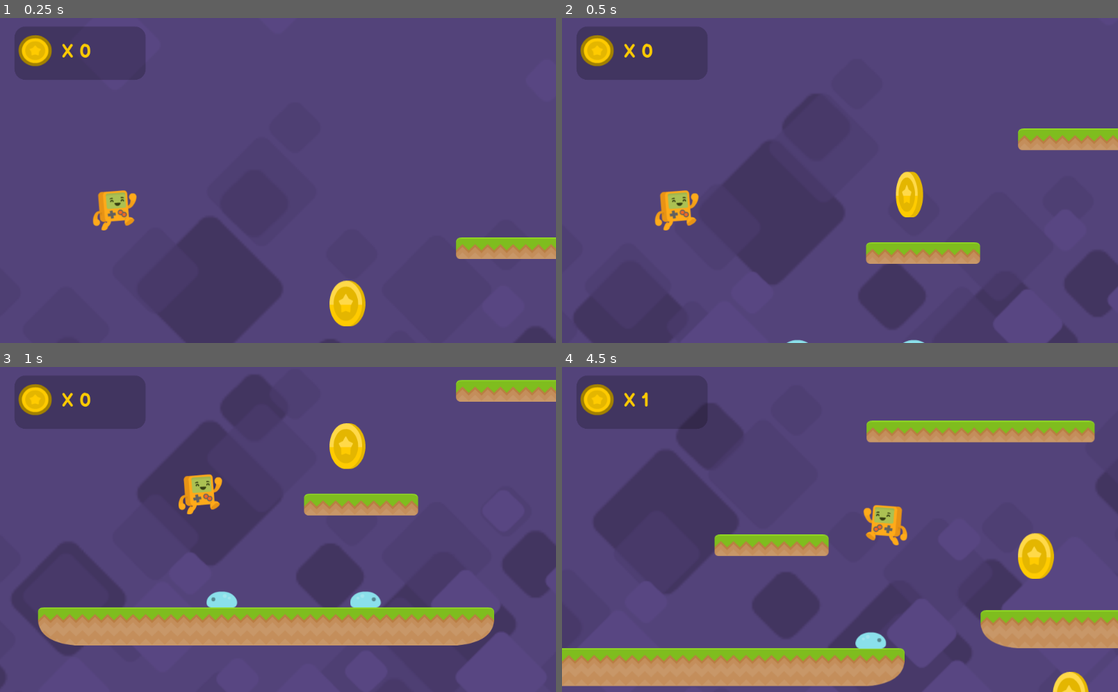
Above: before the commit, frames 1-4 (two rows, left to right).
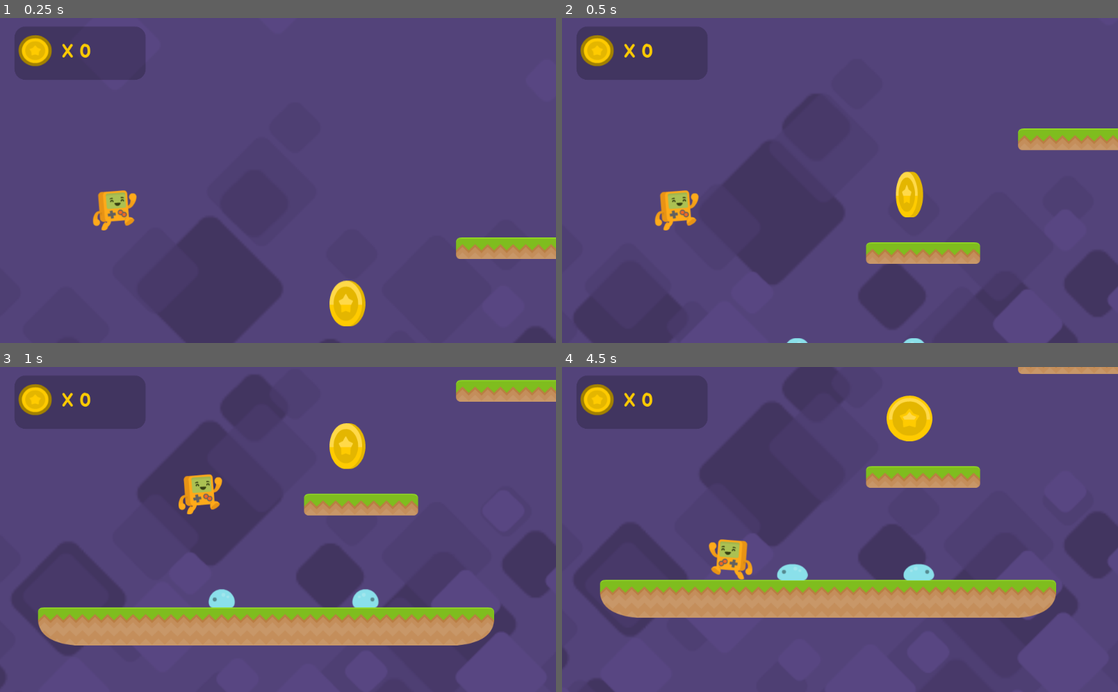
Above: after the commit, the same moments.

Repository: phukon/2D_platformer
Game: Godot game, scene res://Levels/Level1.tscn
The game is run twice, just before and just after one commit, with the same random seed, the same clock (stepped at 60 frames per second) and the same inputs. The project has no main scene, so this scene is started directly.
Inputs:
- Up to frame 1 (0.25 s): no input
- Up to frame 2 (0.5 s): no input
- Up to frame 3 (1 s): hold D (right) from 0.53 s (still down); tap Up (jump) at 0.77 s
- Up to frame 4 (4.5 s): tap Up (jump) at 1.52, 3.02, 3.77 s; release D (right) at 2.03 s; hold A (left) 2.03-2.78 s; hold D (right) 2.78-4.28 s; hold A (left) from 4.28 s (still down)

Frame 1 is identical in both runs. In frame 2, less than 0.1% of the frame differs, in the area x 40-66%, y 98-100%; in frame 3, 0.1%; in frame 4, 38%, in the area x 0-100%, y 0-100%.

Commit message:
Enemy collisions

Diff:
--- a/Actors/Enemy.tscn
+++ b/Actors/Enemy.tscn
@@ -19,25 +19,51 @@
 } ]
 
 [sub_resource type="RectangleShape2D" id=2]
-extents = Vector2( 19.8569, 15.3825 )
+extents = Vector2( 19.8569, 14.7901 )
+
+[sub_resource type="RectangleShape2D" id=3]
+extents = Vector2( 16.1952, 3.52778 )
+
+[sub_resource type="RectangleShape2D" id=4]
+extents = Vector2( 26.6626, 13.7613 )
 
 [node name="enemy" type="KinematicBody2D"]
 collision_layer = 16
 collision_mask = 35
 script = ExtResource( 4 )
-__meta__ = {
-"_edit_group_": true
-}
 
 [node name="AnimatedSprite" type="AnimatedSprite" parent="."]
 frames = SubResource( 1 )
 animation = "crawl"
+frame = 1
 playing = true
 
 [node name="CollisionShape2D" type="CollisionShape2D" parent="."]
-position = Vector2( 0, 1.38483 )
+position = Vector2( 0, 1.72731 )
 shape = SubResource( 2 )
 
 [node name="floor_checker" type="RayCast2D" parent="."]
 enabled = true
 collision_mask = 2
+
+[node name="top_checker" type="Area2D" parent="."]
+collision_layer = 16
+collision_mask = 33
+
+[node name="CollisionShape2D" type="CollisionShape2D" parent="top_checker"]
+position = Vector2( -0.110184, -16.7943 )
+shape = SubResource( 3 )
+
+[node name="side_checker" type="Area2D" parent="."]
+collision_layer = 0
+collision_mask = 33
+
+[node name="CollisionShape2D" type="CollisionShape2D" parent="side_checker"]
+position = Vector2( 0.110184, 2.42403 )
+shape = SubResource( 4 )
+
+[node name="Timer" type="Timer" parent="."]
+wait_time = 0.5
+[connection signal="body_entered" from="top_checker" to="." method="_on_top_checker_body_entered"]
+[connection signal="body_entered" from="side_checker" to="." method="_on_side_checker_body_entered"]
+[connection signal="timeout" from="Timer" to="." method="_on_Timer_timeout"]
--- a/Enemy.gd
+++ b/Enemy.gd
@@ -1,5 +1,6 @@
 extends KinematicBody2D
 
+var speed = 50
 var velocity = Vector2()
 export var direction =  -1
 export var detects_cliffs = true
@@ -18,5 +19,23 @@
 		$floor_checker.position.x = $CollisionShape2D.shape.get_extents().x * direction
 
 	velocity.y += 20
-	velocity.x = 50 * direction
+	velocity.x = speed * direction
 	velocity = move_and_slide(velocity, Vector2.UP) #or else the gravity will keep adding
+
+
+func _on_top_checker_body_entered(body: Node) -> void:
+	$AnimatedSprite.play("squashed")
+	speed = 0
+	set_collision_layer_bit(4, false)
+	set_collision_mask_bit(0, false)
+	$top_checker.set_collision_layer_bit(4, false) #cuz top_checker has got it's on collision layer and masks
+	$top_checker.set_collision_mask_bit(0, false)
+	$side_checker.set_collision_layer_bit(4, false)
+	$side_checker.set_collision_mask_bit(0, false)#or else the player will hit the side checker after the top checker is removed from the mask and layers
+	$Timer.start()
+
+func _on_side_checker_body_entered(body: Node) -> void:
+	get_tree().change_scene("res://Levels/Level1.tscn")
+
+func _on_Timer_timeout() -> void:
+	queue_free()
--- a/Levels/Level1.tscn
+++ b/Levels/Level1.tscn
@@ -115,6 +115,83 @@
 [node name="CollisionShape2D" type="CollisionShape2D" parent="fall_zone"]
 shape = SubResource( 2 )
 
+[node name="HUD" type="CanvasLayer" parent="."]
+script = ExtResource( 9 )
+
+[node name="Panel" type="Panel" parent="HUD"]
+margin_left = 26.8222
+margin_top = 16.0933
+margin_right = 267.822
+margin_bottom = 114.093
+custom_styles/panel = SubResource( 3 )
+__meta__ = {
+"_edit_use_anchors_": false
+}
+
+[node name="TextureRect" type="TextureRect" parent="HUD"]
+margin_left = 34.4287
+margin_top = 31.139
+margin_right = 96.4287
+margin_bottom = 89.139
+texture = ExtResource( 7 )
+expand = true
+__meta__ = {
+"_edit_use_anchors_": false
+}
+
+[node name="coins" type="Label" parent="HUD"]
+margin_left = 146.027
+margin_top = 40.7797
+margin_right = 281.027
+margin_bottom = 103.78
+custom_fonts/font = SubResource( 4 )
+custom_colors/font_color = Color( 1, 0.8, 0, 1 )
+text = "Coins"
+__meta__ = {
+"_edit_use_anchors_": false
+}
+
+[node name="x" type="Label" parent="HUD"]
+margin_left = 113.858
+margin_top = 40.9015
+margin_right = 153.858
+margin_bottom = 83.9015
+custom_fonts/font = SubResource( 5 )
+custom_colors/font_color = Color( 1, 0.8, 0, 1 )
+text = "X"
+__meta__ = {
+"_edit_use_anchors_": false
+}
+
+[node name="Coins" type="Node2D" parent="."]
+
+[node name="coin1" parent="Coins" instance=ExtResource( 6 )]
+position = Vector2( 1152, 320 )
+
+[node name="coin2" parent="Coins" instance=ExtResource( 6 )]
+position = Vector2( 1216, 576 )
+
+[node name="coin3" parent="Coins" instance=ExtResource( 6 )]
+position = Vector2( 2176, 192 )
+
+[node name="coin4" parent="Coins" instance=ExtResource( 6 )]
+position = Vector2( 640, 192 )
+
+[node name="coin5" parent="Coins" instance=ExtResource( 6 )]
+position = Vector2( 1664, 320 )
+
+[node name="coin6" parent="Coins" instance=ExtResource( 6 )]
+position = Vector2( 1408, 320 )
+
+[node name="Enemies" type="Node2D" parent="."]
+
+[node name="Enemy1" parent="Enemies" instance=ExtResource( 10 )]
+position = Vector2( 458.348, 384.149 )
+
+[node name="Enemy2" parent="Enemies" instance=ExtResource( 10 )]
+position = Vector2( 623.025, 457.18 )
+direction = 1
+
 [node name="Kon" parent="." instance=ExtResource( 2 )]
 position = Vector2( 211.415, -45.3562 )
 
@@ -127,83 +204,6 @@
 drag_margin_left = 0.3
 drag_margin_right = 0.3
 editor_draw_limits = true
-
-[node name="HUD" type="CanvasLayer" parent="."]
-script = ExtResource( 9 )
-
-[node name="Panel" type="Panel" parent="HUD"]
-margin_left = 26.8222
-margin_top = 16.0933
-margin_right = 267.822
-margin_bottom = 114.093
-custom_styles/panel = SubResource( 3 )
-__meta__ = {
-"_edit_use_anchors_": false
-}
-
-[node name="TextureRect" type="TextureRect" parent="HUD"]
-margin_left = 34.4287
-margin_top = 31.139
-margin_right = 96.4287
-margin_bottom = 89.139
-texture = ExtResource( 7 )
-expand = true
-__meta__ = {
-"_edit_use_anchors_": false
-}
-
-[node name="coins" type="Label" parent="HUD"]
-margin_left = 146.027
-margin_top = 40.7797
-margin_right = 281.027
-margin_bottom = 103.78
-custom_fonts/font = SubResource( 4 )
-custom_colors/font_color = Color( 1, 0.8, 0, 1 )
-text = "Coins"
-__meta__ = {
-"_edit_use_anchors_": false
-}
-
-[node name="x" type="Label" parent="HUD"]
-margin_left = 113.858
-margin_top = 40.9015
-margin_right = 153.858
-margin_bottom = 83.9015
-custom_fonts/font = SubResource( 5 )
-custom_colors/font_color = Color( 1, 0.8, 0, 1 )
-text = "X"
-__meta__ = {
-"_edit_use_anchors_": false
-}
-
-[node name="Coins" type="Node2D" parent="."]
-
-[node name="coin1" parent="Coins" instance=ExtResource( 6 )]
-position = Vector2( 1152, 320 )
-
-[node name="coin2" parent="Coins" instance=ExtResource( 6 )]
-position = Vector2( 1216, 576 )
-
-[node name="coin3" parent="Coins" instance=ExtResource( 6 )]
-position = Vector2( 2176, 192 )
-
-[node name="coin4" parent="Coins" instance=ExtResource( 6 )]
-position = Vector2( 640, 192 )
-
-[node name="coin5" parent="Coins" instance=ExtResource( 6 )]
-position = Vector2( 1664, 320 )
-
-[node name="coin6" parent="Coins" instance=ExtResource( 6 )]
-position = Vector2( 1408, 320 )
-
-[node name="Enemies" type="Node2D" parent="."]
-
-[node name="Enemy1" parent="Enemies" instance=ExtResource( 10 )]
-position = Vector2( 458.348, 384.149 )
-
-[node name="Enemy2" parent="Enemies" instance=ExtResource( 10 )]
-position = Vector2( 623.025, 457.18 )
-direction = 1
 [connection signal="body_entered" from="fall_zone" to="Kon" method="_on_fall_zone_body_entered"]
 [connection signal="coin_collected" from="Coins/coin1" to="HUD" method="_on_coin_collected"]
 [connection signal="coin_collected" from="Coins/coin2" to="HUD" method="_on_coin_collected"]
Not shown: 1 places in Actors/Enemy.tscn that only renumber resources
